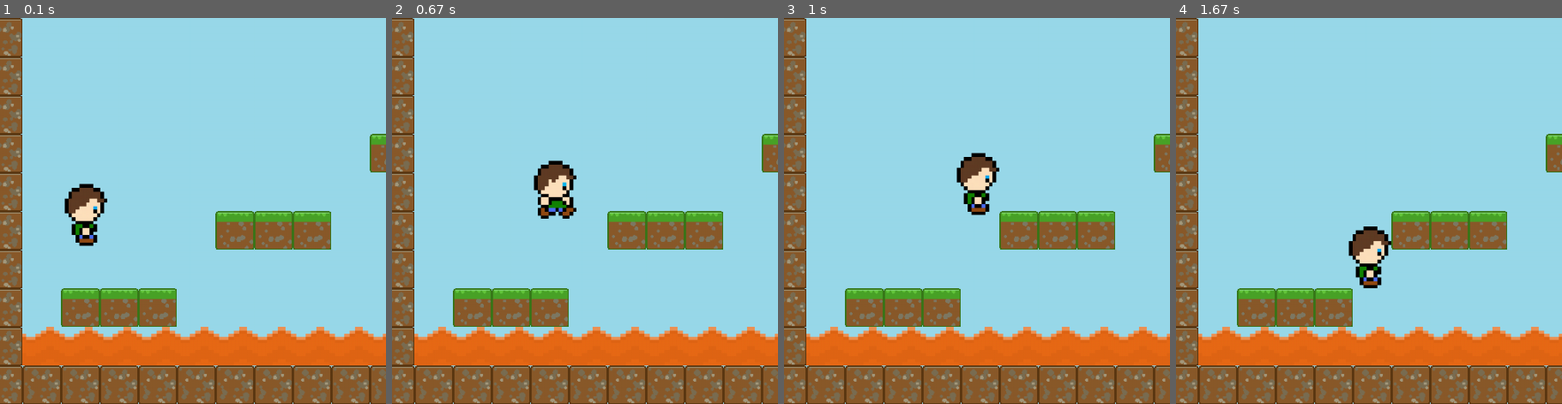
Above: before the commit, frames 1-4 (left to right).
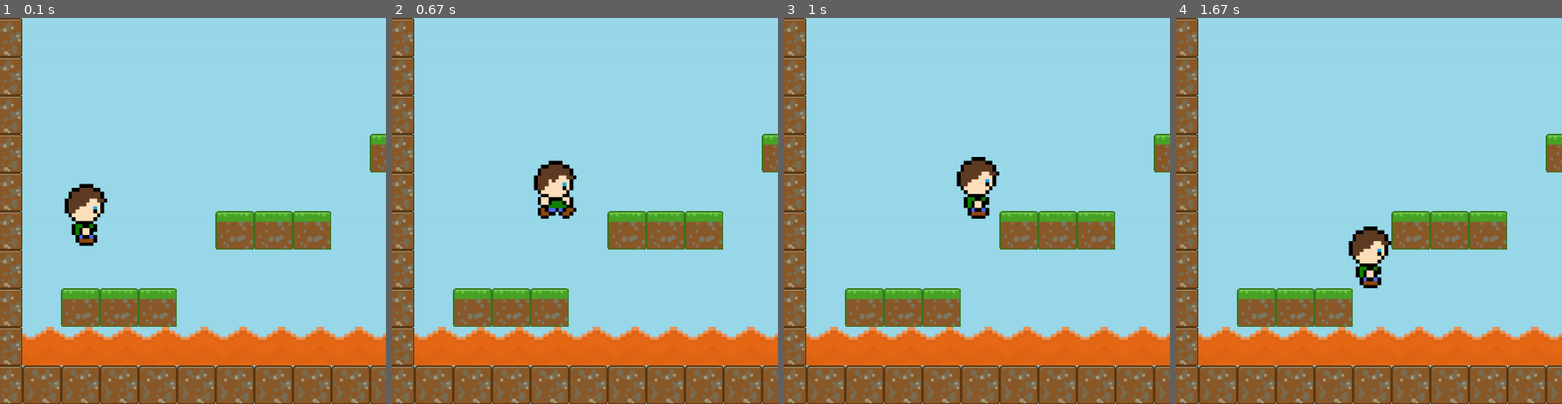
Above: after the commit, the same moments.

Repository: victorahansen-dev/pygame_spill_Victor
Game: pygame game, started from main.py
Two runs of this game, one before a commit and one after it. Both use one fixed random seed, a clock stepped at 60 frames per second and the inputs below.
Inputs:
- Up to frame 1 (0.1 s): no input
- Up to frame 2 (0.67 s): hold Space from 0.33 s (still down); hold Right from 0.33 s (still down)
- Up to frame 3 (1 s): release Space at 0.8 s; release Right at 0.8 s; tap Space at 0.83 s
- Up to frame 4 (1.67 s): no input
The pictures show only the part of the screen within x 2-52%, y 50-100%; the shares and areas given below are measured in that part.

Frames 1-2 are identical in both runs. In frame 3, 0.8% of the frame differs, in the area x 44-56%, y 34-52%; in frame 4, nothing differs.

Commit message:
fikset hopping. ikke mulig å hoppe uendelig i luften

Diff:
--- a/main.py
+++ b/main.py
@@ -62,10 +62,9 @@
 
 
         if game_over == 0:
-
-            #registerer trykk
+            #get keypresses
             key = pygame.key.get_pressed()
-            if key[pygame.K_SPACE] and self.jumped == False:
+            if key[pygame.K_SPACE] and self.jumped == False and self.in_air == False:
                 self.vel_y = -15
                 self.jumped = True
             if key[pygame.K_SPACE] == False:
@@ -86,15 +85,15 @@
                 dx += 5
                 self.counter += 1
                 self.direction = 1
-            # setter sprite tilbake til sprite1
+            #resets sprite to first image
             if key[pygame.K_LEFT] == False and key[pygame.K_RIGHT] == False and key[pygame.K_a] == False and key[pygame.K_d] == False:
                 self.counter = 0
                 self.index = 0
                 self.image = self.images_right[self.index]
-                #karakter ser mot høyre statisk
+                #character faces left static
                 if self.direction == 1:
                     self.image = self.images_right[self.index]
-                #karakter ser mot venstre statisk
+                #character faces right static
                 if self.direction == -1:
                     self.image = self.images_left[self.index]
 
@@ -116,21 +115,24 @@
                 self.vel_y = 10
             dy += self.vel_y
 
-            #kollisjon
+            #collision
+            self.in_air = True
             for tile in world.tile_list:
                 #sjekk for kollisjon i x-akse
                 if tile[1].colliderect(self.rect.x + dx, self.rect.y, self.width, self.height):
                     dx = 0
 
-                # check for kollisjon i y-asken
+                #check for collision in Y-axis
                 if tile[1].colliderect(self.rect.x, self.rect.y + dy, self.width, self.height):
-                    #sjekk om karakter er under bakken (hoppe)
+                    #check if character is under ground (jumping)
                     if self.vel_y < 0:
                         dy = tile[1].bottom - self.rect.top # flytter på karakter til hodet kolliderer med noe
                         self.vel_y = 0
-                    #sjekk om karakter er over bakken (falle)
+                    # check if character is above ground (falling)
                     elif self.vel_y >= 0:
-                        dy = tile[1].top - self.rect.bottom # samme logikk men snudd
+                        dy = tile[1].top - self.rect.bottom # same logic but flipped
+                        self.vel_y = 0
+                        self.in_air = False
 
             #collision check for enemies
             if pygame.sprite.spritecollide(self, blob_group, False):
@@ -157,11 +159,11 @@
         # goes through sprite animation and adds them to the list
         for num in range (1, 5):
             img_right = pygame.image.load(f'assets/img/sprite_guy{num}.png')
-            img_right = pygame.transform.scale(img_right, (60,80)) # skalerer karakteren
-            img_left = pygame.transform.flip(img_right, True, False) # snur Y-aksen og ikke X-aksen
+            img_right = pygame.transform.scale(img_right, (60,80)) # character scale
+            img_left = pygame.transform.flip(img_right, True, False) # flips only X-axis
             self.images_right.append(img_right)
-            self.images_left.append(img_left) # legger til bildene i listen
-        self.image = self.images_right[self.index] # bruker første bilde når man starter spillet
+            self.images_left.append(img_left) # adds img to list
+        self.image = self.images_right[self.index] # uses the first image for when game is started
         self.rect = self.image.get_rect()
         # x & y variables
         self.rect.x = x
@@ -171,8 +173,9 @@
         self.vel_y = 0
         self.jumped = False
         self.direction = 0
-
-#spill vinduet/selve verden
+        self.in_air = True
+
+#game window
 class World():
     def __init__(self, data):
         self.tile_list = []
Binary file removed: assets/img/sun.png
Binary file removed: assets/level1_data
Binary file removed: assets/level2_data
Binary file removed: assets/level3_data
Binary file removed: assets/level4_data
Binary file removed: assets/level5_data
Binary file removed: assets/level6_data
Binary file removed: assets/level7_data
